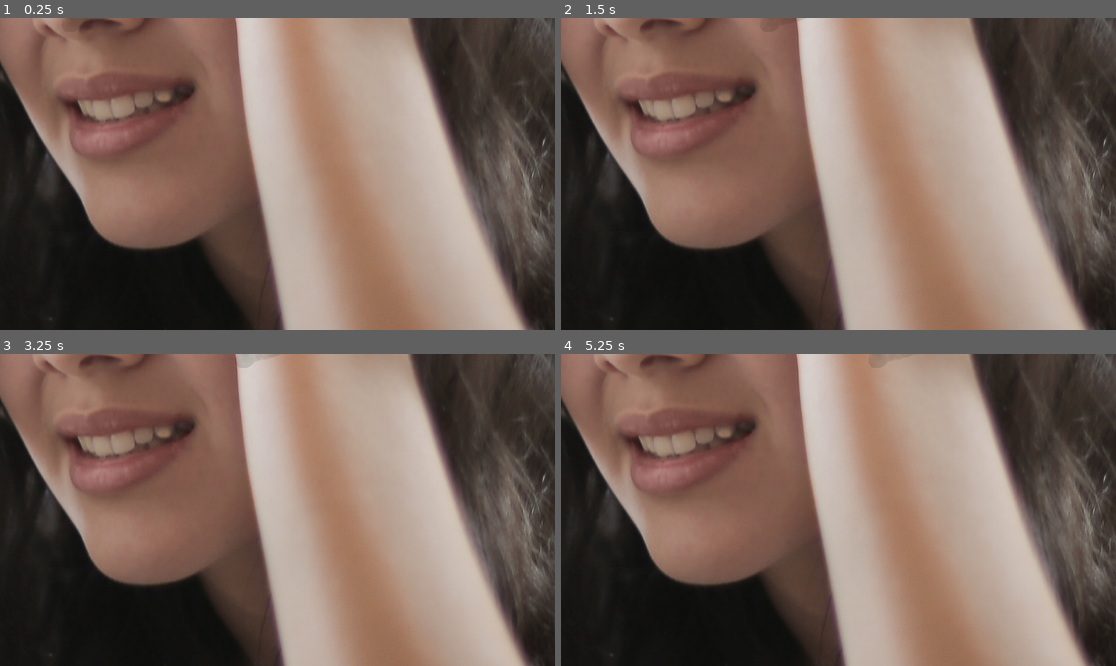
Above: before the commit, frames 1-4 (two rows, left to right).
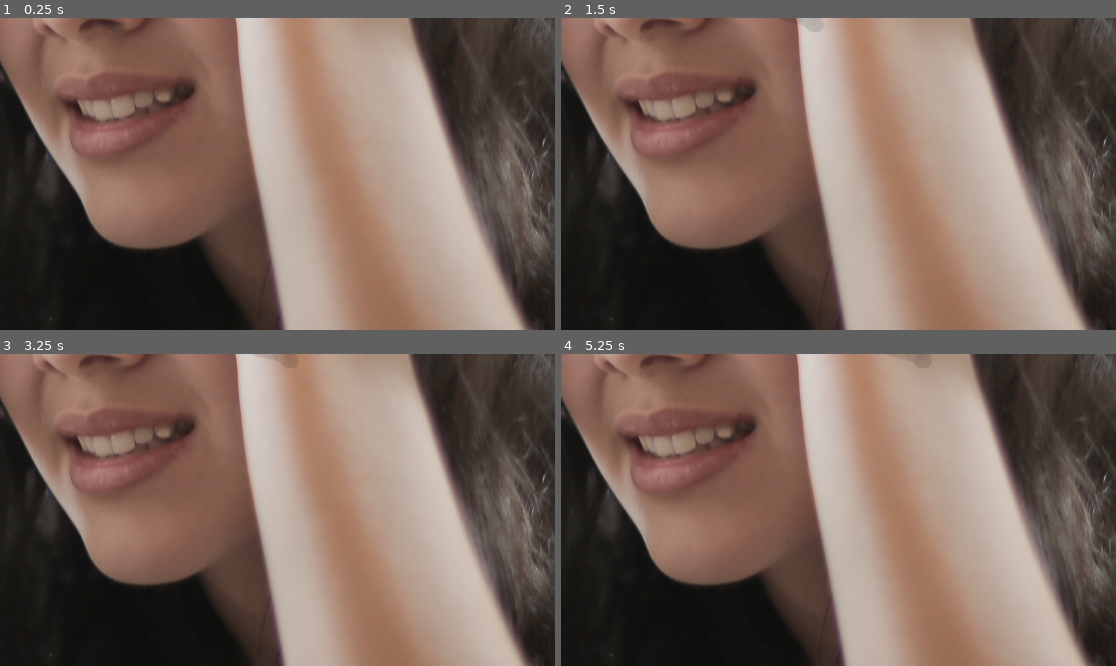
Above: after the commit, the same moments.

Repository: nino/amonarchic-aardvarks
Game: Godot game, scene res://node_2d.tscn
The game is run twice, just before and just after one commit, with the same random seed, the same clock (stepped at 60 frames per second) and the same inputs.
Inputs:
- Up to frame 1 (0.25 s): no input
- Up to frame 2 (1.5 s): tap Enter (ui_accept) at 0.5, 0.77 s; hold Right (ui_right) from 0.53 s (still down)
- Up to frame 3 (3.25 s): tap Enter (ui_accept) at 1.52, 3.02 s; release Right (ui_right) at 2.03 s; hold Left (ui_left) 2.03-2.78 s; hold Right (ui_right) from 2.78 s (still down)
- Up to frame 4 (5.25 s): tap Enter (ui_accept) at 3.77, 4.52 s; release Right (ui_right) at 4.28 s; hold Left (ui_left) 4.28-5.03 s; hold Right (ui_right) from 5.03 s (still down)

The runs differ from the first frame. In frame 1, less than 0.1% of the frame differs, in the area x 12-22%, y 0-1%; in frame 2, 0.1%; in frame 3, 0.2%, in the area x 42-53%, y 0-5%; in frame 4, less than 0.1%.

Commit message:
More opaque please

Diff:
--- a/CharacterBody2D.gd
+++ b/CharacterBody2D.gd
@@ -18,6 +18,11 @@
 	# if Input.is_action_just_pressed("ui_accept") and is_on_floor():
 	# 	velocity.y = JUMP_VELOCITY
 
+	# Flip the sprite based on the direction.
+	if velocity.x != 0:
+		$PuffinSweaty.flip_h = velocity.x >= 0
+
+
 	# Get the input direction and handle the movement/deceleration.
 	# As good practice, you should replace UI actions with custom gameplay actions.
 	var x_direction = Input.get_axis("ui_left", "ui_right")
--- a/node_2d.tscn
+++ b/node_2d.tscn
@@ -19,6 +19,7 @@
 position = Vector2(12, 4)
 scale = Vector2(0.320144, 0.320144)
 texture = ExtResource("2_6hnje")
+flip_h = true
 
 [node name="CollisionShape2D" type="CollisionShape2D" parent="CharacterBody2D"]
 position = Vector2(0, -1)
Binary file changed: Aardvark_no_sweat.png
Binary file changed: Aardvark_sweaty.png
Binary file changed: Puffin_no_sweat.png
Binary file changed: Puffin_sweaty.png
